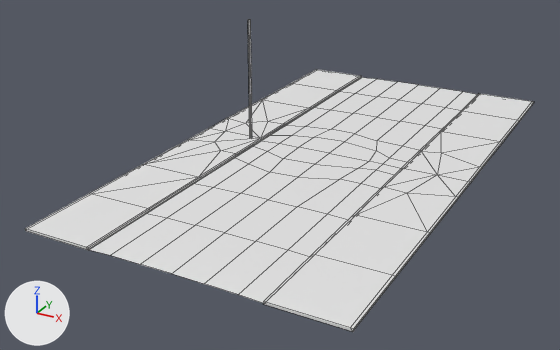
A saved change to the FBX model Assets/_Gumball/Runtime/Environment/SplineParts/SideStreet/Street_Segment.fbx.
The view is the same before and after, from a camera (50 mm lens) standing at (15.7, -34.5, 15.5) and looking at (-1.8, -2.7, -0.4). Every picture has the same lights, and +X, +Y and +Z are marked at lower left. Mesh edges are drawn as thin lines. Where no turn or scale is listed for an object, it has been applied to the vertices.

The first picture shows 'Street_Segment'.
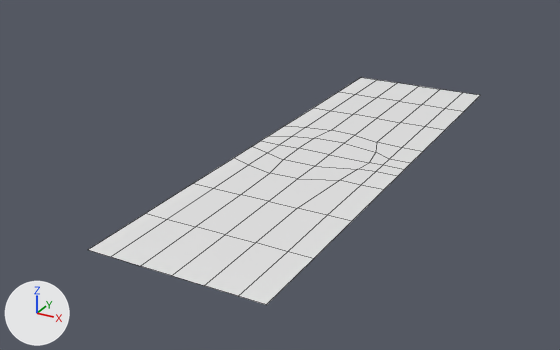
Edits to the bpy script that builds the scene:
```text
Change me_plane_013:
    where me_plane_013.from_pydata(...)  # 201 vertices, 183 faces; spans x -7.9..7.3, y -14.0..13.9, z 0.0..6.6
    used by ob_street_segment; location = (0.0, 0.0, 0.0)
    me_plane_013 part 1: the loose piece of 59 vertices spanning x -7.9..-4.4, y -14.0..13.9, z 0.0..0.1 is deleted
    me_plane_013 part 2: the loose piece of 57 vertices spanning x 3.8..7.3, y -14.0..13.9, z 0.0..0.1 is deleted
    me_plane_013 part 3: the loose piece of 8 vertices spanning x -5.1..-5.0, y -0.1..0.1, z 0.0..6.6 is deleted
    remove me_plane_013.materials.append(mat_kerb)  # white #e7e7e7
```

What differs and where, as boxes (x1, y1, x2, y2) in the pictures (560 x 350 px):
'Street_Segment', reshaped (23% narrower, 27% shorter)
    before: (25, 19, 534, 332)
    after: (88, 77, 480, 305)
part 1 of me_plane_013, deleted
    before: (25, 69, 362, 250)
part 2 of me_plane_013, deleted
    before: (263, 94, 534, 332)
part 3 of me_plane_013, deleted
    before: (248, 19, 252, 137)
